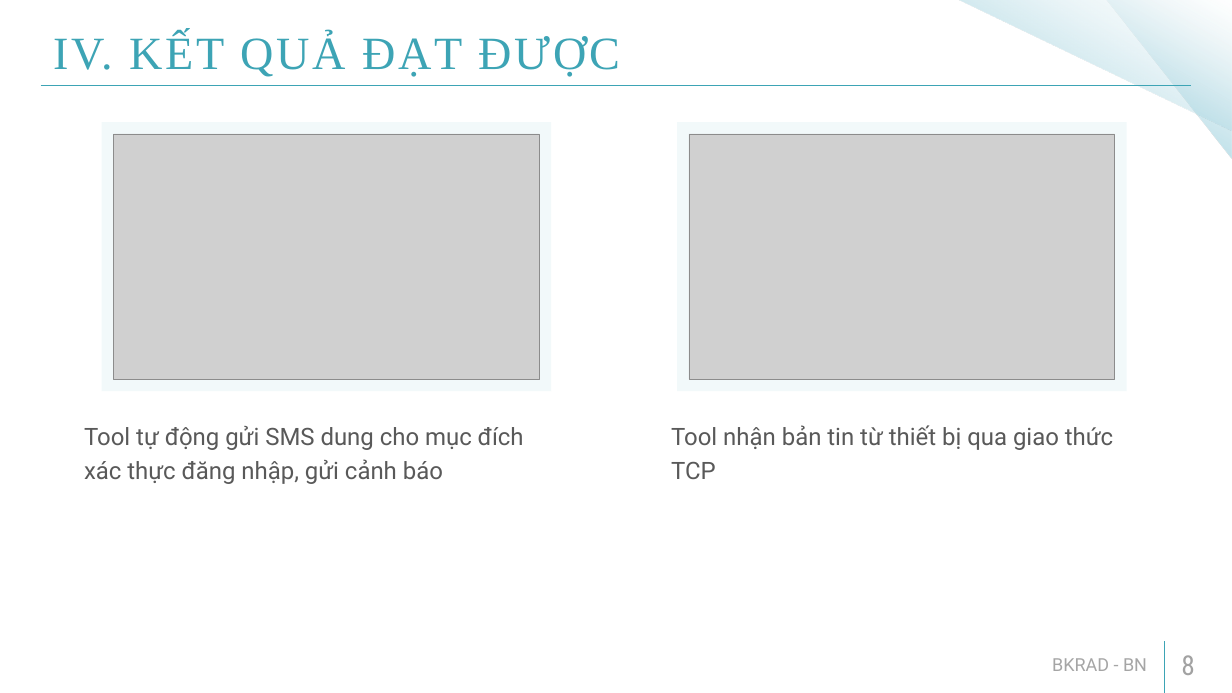
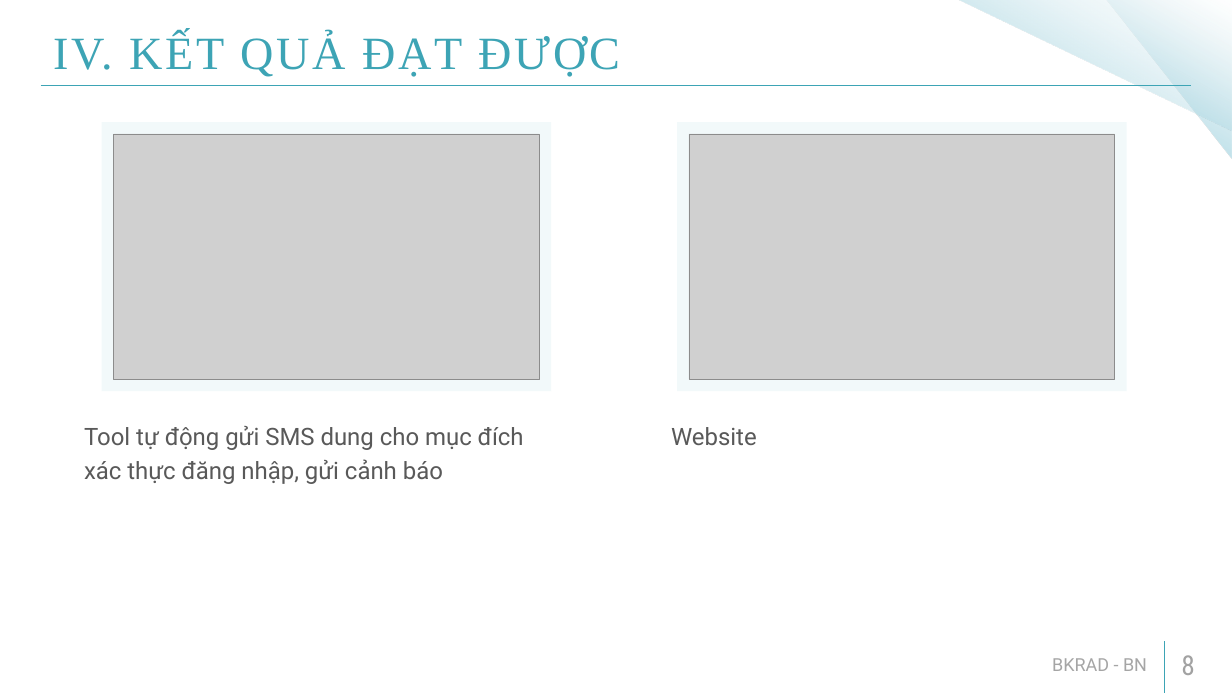
Before and after one commit to hieungoc0206/Graduation, a slide deck: slide 8 of Báo cáo thực tập tốt nghiệp_Nguyễn Ngọc Hiếu_20141528.pptx. Drawn at 1232x693 pixels with LibreOffice and Linux fonts; fonts in the diff are those of the drawing; grey boxes stand for pictures. Boxes give left, top, right and bottom in pixels: in the first picture for what was removed or moved away, otherwise in the second. Text is boxed around its words. In the diff, an @@ line names an element or a change of style, - is before the commit and + after.

```diff
--- a/Báo cáo thực tập tốt nghiệp_Nguyễn Ngọc Hiếu_20141528.pptx
+++ b/Báo cáo thực tập tốt nghiệp_Nguyễn Ngọc Hiếu_20141528.pptx
@@ text at (671,427,757,445): text changed @@
-Tool nhận bản tin từ thiết bị qua giao thức TCP
+Website
```
Also in this commit, not shown: 2 other slides changed, 8 other files.
